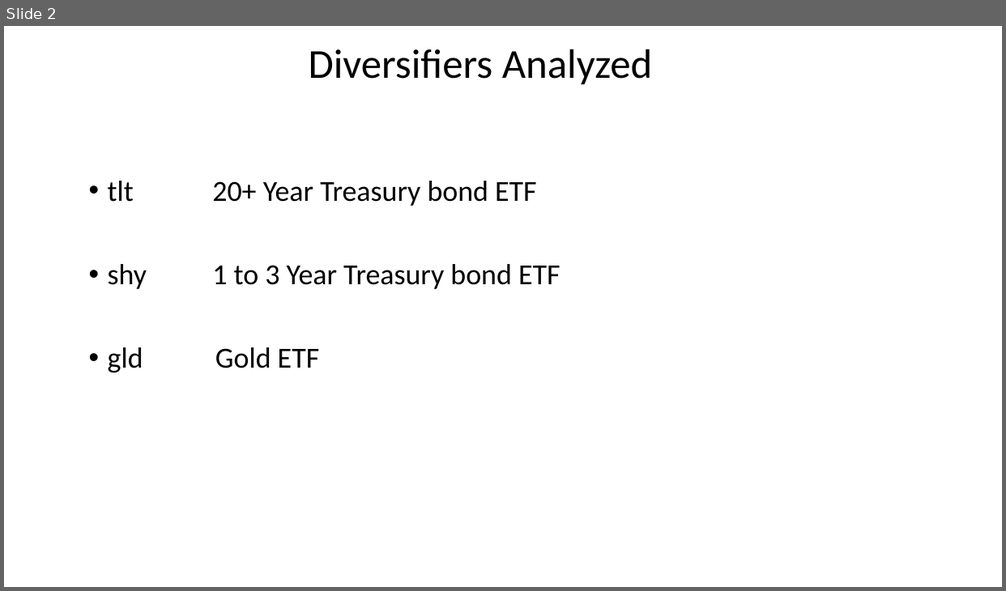
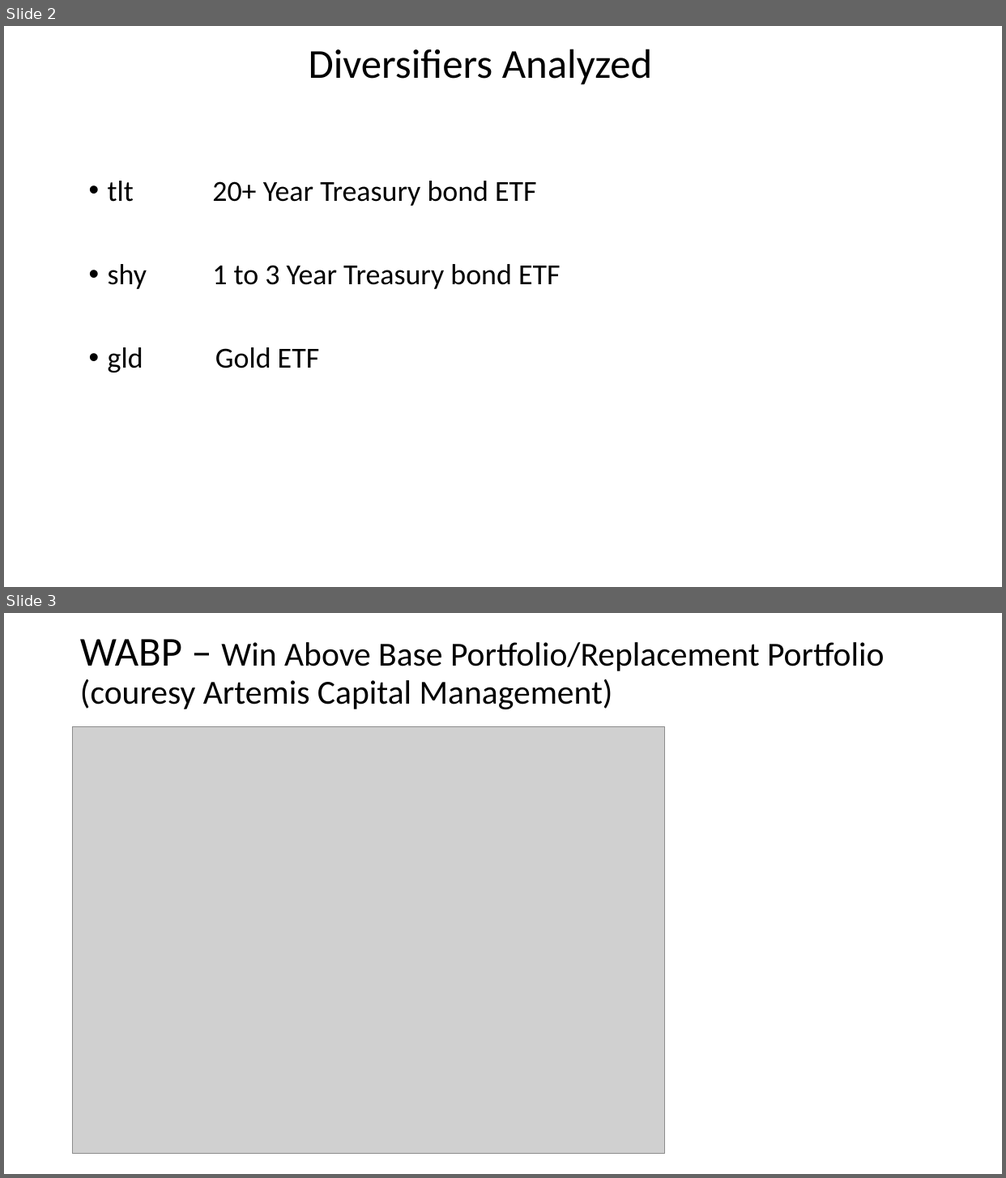
Before and after one commit to sangramsinghg/portfolio_diversifier, a slide deck: Portfolio Diversifier.pptx. Shown one above the other, each under a label of ours: slide 2 before the commit, slides 2 and 3 after it. The pictures are 1006x591 and 1006x1178 pixels, drawn with LibreOffice and Linux fonts; fonts in the diff are those of the drawing; grey boxes stand for pictures. Boxes give left, top, right and bottom in pixels: in the first picture for what was removed or moved away, otherwise in the second. Text is boxed around its words. In the diff, an @@ line names an element or a change of style, - is before the commit and + after.

```diff
--- a/Portfolio Diversifier.pptx
+++ b/Portfolio Diversifier.pptx
@@ slide 3 added at (4, 613, 1002, 1174), background #FFFFFF @@
@@ title added at (80, 639, 884, 709), 32.4 pt, text #000000 @@
+WABP – Win Above Base Portfolio/Replacement Portfolio
+(couresy Artemis Capital Management)
@@ picture added at (73, 726, 664, 1153) @@
```
Also in this commit, not shown: 3 other slides added, 2 slides removed.
